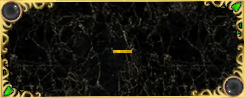
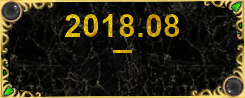
Two versions of the same layered image (w=245, h=98). Layer-by-layer changes:
painted on "Wklejona warstwa #5" over [65, 14, 180, 37]
